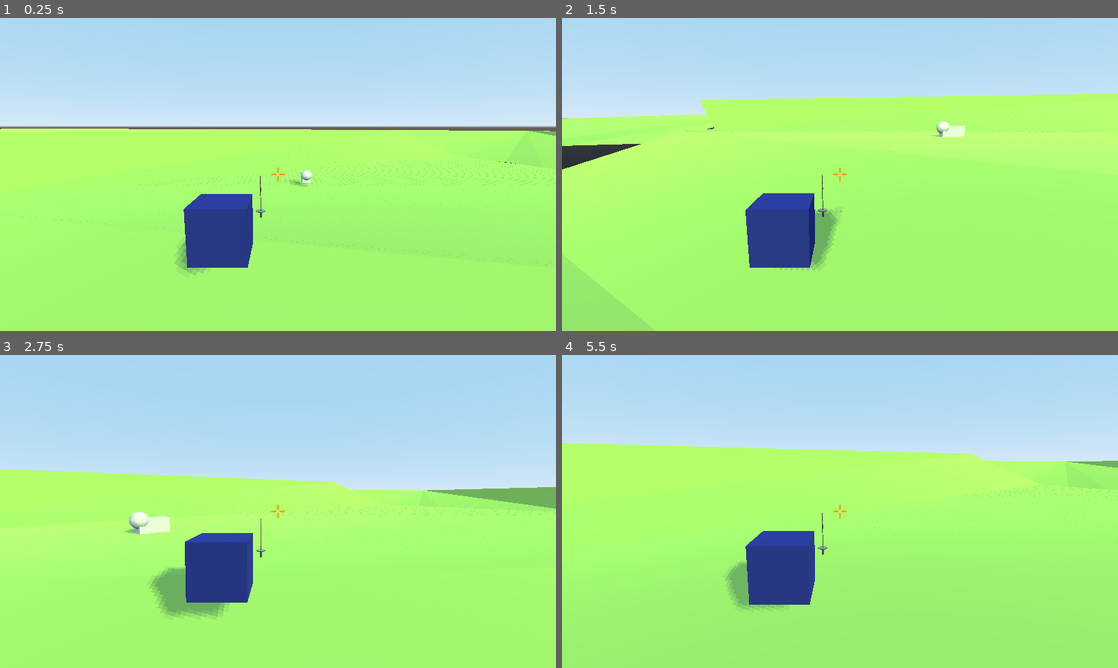
Above: before the commit, frames 1-4 (two rows, left to right).
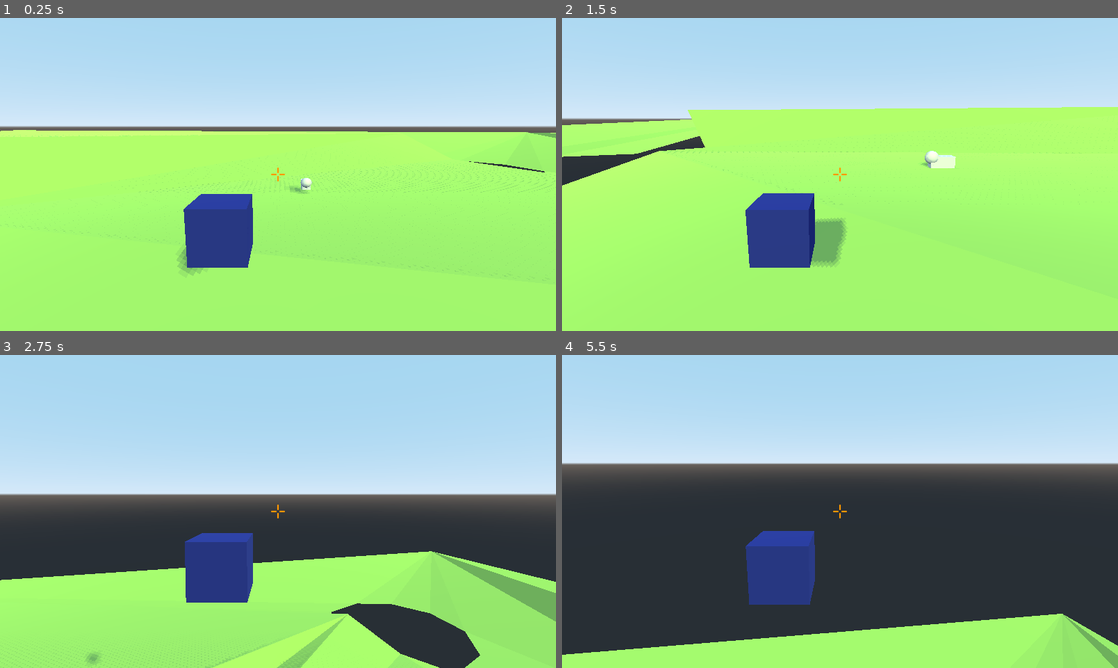
Above: after the commit, the same moments.

Repository: enumox/ludum-dare-43
Game: Godot game, scene res://Game.tscn
The game is run twice, just before and just after one commit, with the same random seed, the same clock (stepped at 60 frames per second) and the same inputs.
Inputs (mouse positions are in pixels of both pictures, inside the frame that each line leads up to):
- Up to frame 1 (0.25 s): no input
- Up to frame 2 (1.5 s): move the mouse to (867, 174) at 0.52 s; hold W (move_forward) from 0.53 s (still down); tap E (interact, bound only after the commit) at 0.6 s; tap Space (jump) at 0.77, 0.8, 1.07, 1.35 s; move the mouse to (812, 174) at 1.27 s
- Up to frame 3 (2.75 s): keep holding W (move_forward); tap Space (jump) at 1.52, 1.82, 2.3 s; tap E (interact, bound only after the commit) at 1.55 s; move the mouse to (289, 505) at 2.02 s; press the mouse at (289, 505) at 2.03 s
- Up to frame 4 (5.5 s): keep holding W (move_forward); move the mouse to (834, 517) at 2.77 s; release the mouse at (834, 517) at 2.78 s; tap C (crouch) at 2.85 s; tap Space (jump) at 3.02, 3.32, 3.77, 3.8, 4.07, 4.52, 4.82, 5.3 s; tap E (interact, bound only after the commit) at 3.05, 4.35, 5.1 s; move the mouse to (878, 514) at 3.52 s; hold Shift (walk) 3.53-4.28 s; move the mouse to (795, 508) at 4.27 s; move the mouse to (845, 511) at 5.02 s

The runs differ from the first frame. In frame 1, 2.0% of the frame differs, in the area x 0-100%, y 35-84%; in frame 2, 5.7%; in frame 3, 32%; in frame 4, 56%, in the area x 0-100%, y 28-100%.

Commit message:
Weapon rack, and weapon picking added

Diff:
--- a/Game.tscn
+++ b/Game.tscn
@@ -1,29 +1,27 @@
 [gd_scene load_steps=8 format=2]
 
-[ext_resource path="res://interface/gui/GUI.tscn" type="PackedScene" id=1]
-[ext_resource path="res://world/TestMap.tscn" type="PackedScene" id=2]
-[ext_resource path="res://actors/player/Player.tscn" type="PackedScene" id=3]
-[ext_resource path="res://actors/camera/CameraHolder.tscn" type="PackedScene" id=4]
-[ext_resource path="res://world/Map.gd" type="Script" id=5]
-[ext_resource path="res://actors/animals/BaseAnimal.tscn" type="PackedScene" id=6]
-[ext_resource path="res://world/TestNavMesh.tscn" type="PackedScene" id=7]
+[ext_resource path="res://world/TestMap.tscn" type="PackedScene" id=1]
+[ext_resource path="res://actors/player/Player.tscn" type="PackedScene" id=2]
+[ext_resource path="res://actors/camera/CameraHolder.tscn" type="PackedScene" id=3]
+[ext_resource path="res://world/Map.gd" type="Script" id=4]
+[ext_resource path="res://actors/animals/BaseAnimal.tscn" type="PackedScene" id=5]
+[ext_resource path="res://world/TestNavMesh.tscn" type="PackedScene" id=6]
+[ext_resource path="res://weapons/rack/WeaponRack.tscn" type="PackedScene" id=7]
 
 [node name="Game" type="Spatial"]
 
-[node name="GUI" parent="." instance=ExtResource( 1 )]
-
-[node name="Plane" parent="." instance=ExtResource( 2 )]
+[node name="Plane" parent="." instance=ExtResource( 1 )]
 transform = Transform( 1, 0, 0, 0, 1, 0, 0, 0, 1, 0, -4, 0 )
 
-[node name="Player" parent="." instance=ExtResource( 3 )]
+[node name="Player" parent="." instance=ExtResource( 2 )]
 transform = Transform( 1, 0, 0, 0, 1, 0, 0, 0, 1, 0, 12, 0 )
 move_speed = 15.0
-jump_force = 15.0
-gravity = -50.0
+jump_force = 50.0
+gravity = -10.0
 acceleration = 2.0
-deceleration = 5.0
+deceleration = 9.0
 
-[node name="CameraHolder" parent="Player" instance=ExtResource( 4 )]
+[node name="CameraHolder" parent="Player" instance=ExtResource( 3 )]
 
 [node name="DirectionalLight" type="DirectionalLight" parent="."]
 transform = Transform( 0.819152, 0.469846, -0.32899, 0.573576, -0.67101, 0.469846, 0, -0.573576, -0.819152, 0, 28, 0 )
@@ -32,17 +30,20 @@
 shadow_enabled = true
 
 [node name="Map" type="Navigation" parent="."]
-script = ExtResource( 5 )
+script = ExtResource( 4 )
 
 [node name="Animals" type="Node" parent="Map"]
 
-[node name="BaseAnimal" parent="Map/Animals" instance=ExtResource( 6 )]
+[node name="BaseAnimal" parent="Map/Animals" instance=ExtResource( 5 )]
 max_hp = 100.0
 gravity = 9.8
 move_speed = 5.0
 run_speed = 15.0
 sense_of_presence_radius = 25.0
 
-[node name="NavigationMeshInstance" parent="Map" instance=ExtResource( 7 )]
+[node name="NavigationMeshInstance" parent="Map" instance=ExtResource( 6 )]
 transform = Transform( 1, 0, 0, 0, 1, 0, 0, 0, 1, 0, -4, 0 )
 visible = false
+
+[node name="WeaponRack" parent="Map" instance=ExtResource( 7 )]
+transform = Transform( 1, 0, 0, 0, 1, 0, 0, 0, 1, 3, 0, -5 )
--- a/actors/camera/Camera.gd
+++ b/actors/camera/Camera.gd
@@ -1,9 +1,14 @@
 extends Spatial
 
+signal interactable_found(text)
+signal item_lost()
+
 export(float, 0.1, 1.0) var mouse_sensibility : float
+onready var raycast = $Raycast
 
 var yaw : float
 var pitch : float
+var found_item = null
 
 func _input(event) -> void:
 	if event is InputEventMouseMotion:
--- /dev/null
+++ b/actors/player/PickableArea.gd
@@ -0,0 +1,33 @@
+extends Area
+
+signal found_pickupable(display_message)
+signal lost_pickupable()
+signal weapon_picked(weapon)
+
+var found_item = null
+
+func _ready() -> void:
+	connect('body_entered', self, '_on_body_entered')
+	connect('body_exited', self, '_on_body_exited')
+
+func _process(delta : float) -> void:
+	if found_item == null:
+		return
+	if Input.is_action_just_pressed('interact'):
+		emit_signal('weapon_picked', found_item)
+		found_item = null
+		emit_signal('lost_pickupable')
+
+func _on_body_entered(body) -> void:
+	var weapon = body as WeaponRackSlot
+	if weapon == null or found_item != null:
+		return
+	found_item = weapon
+	emit_signal('found_pickupable', found_item.UI_MESSAGE)
+
+func _on_body_exited(body) -> void:
+	var weapon = body as WeaponRackSlot
+	if weapon == null:
+		return
+	found_item = null
+	emit_signal('lost_pickupable')
--- a/actors/player/Player.gd
+++ b/actors/player/Player.gd
@@ -1,5 +1,10 @@
 extends KinematicBody
 class_name Player
+
+signal interactable_found(text)
+signal item_lost()
+
+onready var gui = $GUI
 
 export var move_speed : float
 export var jump_force : float
@@ -16,6 +21,11 @@
 
 func _ready() -> void:
 	Input.set_mouse_mode(Input.MOUSE_MODE_CAPTURED)
+
+func _process(delta : float) -> void:
+	if Input.is_action_just_pressed('interact'):
+		print('interact')
+		pass
 
 func _physics_process(delta : float) -> void:
 	dir = Vector3()
@@ -58,3 +68,9 @@
 	if event is InputEventMouseMotion:
 		yaw = fmod(yaw - event.relative.x * 0.5, 360)
 		rotation = Vector3(rotation.x, deg2rad(yaw), 0)
+
+func _on_PickableArea_found_pickupable(display_message : String) -> void:
+	gui.show_text(display_message)
+
+func _on_PickableArea_lost_pickupable() -> void:
+	gui.show_text('')
--- a/actors/player/Player.tscn
+++ b/actors/player/Player.tscn
@@ -1,8 +1,10 @@
-[gd_scene load_steps=7 format=2]
+[gd_scene load_steps=10 format=2]
 
 [ext_resource path="res://actors/player/Player.gd" type="Script" id=1]
-[ext_resource path="res://actors/camera/CameraHolder.tscn" type="PackedScene" id=2]
-[ext_resource path="res://weapons/sword-n-shield/Sword.tscn" type="PackedScene" id=3]
+[ext_resource path="res://interface/gui/GUI.tscn" type="PackedScene" id=2]
+[ext_resource path="res://actors/camera/CameraHolder.tscn" type="PackedScene" id=3]
+[ext_resource path="res://actors/player/WeaponSlot.gd" type="Script" id=4]
+[ext_resource path="res://actors/player/PickableArea.gd" type="Script" id=5]
 
 [sub_resource type="ConvexPolygonShape" id=1]
 
@@ -19,13 +21,15 @@
 ao_on_uv2 = false
 ao_texture_channel = 0
 
+[sub_resource type="BoxShape" id=4]
+
+extents = Vector3( 0.3391, 0.446263, 1.5727 )
+
 [node name="Player" type="KinematicBody"]
 transform = Transform( 1, 0, 0, 0, 1, 0, 0, 0, 1, 0, 2, 0 )
 script = ExtResource( 1 )
-move_speed = 10.0
-gravity = -9.8
-acceleration = 4.5
-deceleration = 9.0
+
+[node name="GUI" parent="." instance=ExtResource( 2 )]
 
 [node name="CollisionShape" type="CollisionShape" parent="."]
 shape = SubResource( 1 )
@@ -34,9 +38,21 @@
 mesh = SubResource( 2 )
 material/0 = SubResource( 3 )
 
-[node name="CameraHolder" parent="." instance=ExtResource( 2 )]
+[node name="CameraHolder" parent="." instance=ExtResource( 3 )]
 
 [node name="WeaponSlot" type="Spatial" parent="."]
 transform = Transform( 1, 0, 0, 0, 1, 0, 0, 0, 1, -1.32113, 0, 1 )
+script = ExtResource( 4 )
 
-[node name="Sword" parent="WeaponSlot" instance=ExtResource( 3 )]
+[node name="PickableArea" type="Area" parent="."]
+transform = Transform( 1, 0, 0, 0, 1, 0, 0, 0, 1, -2, 0, 2 )
+script = ExtResource( 5 )
+
+[node name="CollisionShape" type="CollisionShape" parent="PickableArea"]
+shape = SubResource( 4 )
+
+[connection signal="interactable_found" from="CameraHolder" to="." method="_on_CameraHolder_interactable_found"]
+[connection signal="item_lost" from="CameraHolder" to="." method="_on_CameraHolder_item_lost"]
+[connection signal="found_pickupable" from="PickableArea" to="." method="_on_PickableArea_found_pickupable"]
+[connection signal="lost_pickupable" from="PickableArea" to="." method="_on_PickableArea_lost_pickupable"]
+[connection signal="weapon_picked" from="PickableArea" to="WeaponSlot" method="_on_PickableArea_weapon_picked"]
--- /dev/null
+++ b/actors/player/WeaponSlot.gd
@@ -0,0 +1,10 @@
+extends Spatial
+
+func _on_PickableArea_weapon_picked(weapon_slot):
+	if get_child_count() > 0:
+		weapon_slot.set_weapon(get_child(0), self)
+	var weapon = weapon_slot.get_child(1)
+	weapon_slot.remove_child(weapon)
+	add_child(weapon)
+	weapon.active = true
+	get_child(0).translation = Vector3()
--- /dev/null
+++ b/interface/fonts/dokdo_32.tres
@@ -0,0 +1,8 @@
+[gd_resource type="DynamicFont" load_steps=2 format=2]
+
+[ext_resource path="res://interface/fonts/Dokdo-Regular.ttf" type="DynamicFontData" id=1]
+
+[resource]
+
+size = 32
+font_data = ExtResource( 1 )
--- /dev/null
+++ b/interface/fonts/dokdo_64.tres
@@ -0,0 +1,9 @@
+[gd_resource type="DynamicFont" load_steps=2 format=2]
+
+[ext_resource path="res://interface/fonts/Dokdo-Regular.ttf" type="DynamicFontData" id=1]
+
+[resource]
+
+size = 64
+use_mipmaps = true
+font_data = ExtResource( 1 )
--- /dev/null
+++ b/interface/gui/GUI.gd
@@ -0,0 +1,6 @@
+extends CanvasLayer
+
+onready var bottom_text : = $Container/BottomText as Label
+
+func show_text(text : String) -> void:
+	bottom_text.text = text
--- a/interface/gui/GUI.tscn
+++ b/interface/gui/GUI.tscn
@@ -1,9 +1,11 @@
-[gd_scene load_steps=2 format=2]
+[gd_scene load_steps=4 format=2]
 
-[ext_resource path="res://interface/gui/crosshair.png" type="Texture" id=1]
+[ext_resource path="res://interface/gui/GUI.gd" type="Script" id=1]
+[ext_resource path="res://interface/gui/crosshair.png" type="Texture" id=2]
+[ext_resource path="res://interface/fonts/dokdo_32.tres" type="DynamicFont" id=3]
 
 [node name="GUI" type="CanvasLayer"]
-editor/display_folded = true
+script = ExtResource( 1 )
 
 [node name="Container" type="Control" parent="."]
 anchor_right = 1.0
@@ -18,6 +20,20 @@
 margin_top = -20.0
 margin_right = 20.0
 margin_bottom = 20.0
-texture = ExtResource( 1 )
+texture = ExtResource( 2 )
 expand = true
 stretch_mode = 4
+
+[node name="BottomText" type="Label" parent="Container"]
+anchor_top = 1.0
+anchor_right = 1.0
+anchor_bottom = 1.0
+margin_top = -71.0
+margin_bottom = -57.0
+custom_fonts/font = ExtResource( 3 )
+custom_colors/font_color = Color( 0.141176, 0.141176, 0.152941, 1 )
+custom_colors/font_color_shadow = Color( 0.384314, 0.388235, 0.435294, 1 )
+custom_constants/shadow_offset_x = 0
+custom_constants/shadow_offset_y = 2
+align = 1
+valign = 1
--- a/project.godot
+++ b/project.godot
@@ -23,11 +23,17 @@
 "class": "Weapon",
 "language": "GDScript",
 "path": "res://weapons/Weapon.gd"
+}, {
+"base": "Spatial",
+"class": "WeaponRackSlot",
+"language": "GDScript",
+"path": "res://weapons/rack/Slot.gd"
 } ]
 _global_script_class_icons={
 "BaseAnimal": "",
 "Player": "",
-"Weapon": ""
+"Weapon": "",
+"WeaponRackSlot": ""
 }
 
 [application]
@@ -95,6 +101,11 @@
 , Object(InputEventKey,"resource_local_to_scene":false,"resource_name":"","device":0,"alt":false,"shift":false,"control":false,"meta":false,"command":false,"pressed":false,"scancode":16777238,"unicode":0,"echo":false,"script":null)
  ]
 }
+interact={
+"deadzone": 0.5,
+"events": [ Object(InputEventKey,"resource_local_to_scene":false,"resource_name":"","device":0,"alt":false,"shift":false,"control":false,"meta":false,"command":false,"pressed":false,"scancode":69,"unicode":0,"echo":false,"script":null)
+ ]
+}
 
 [rendering]
 
--- a/weapons/Weapon.gd
+++ b/weapons/Weapon.gd
@@ -3,14 +3,20 @@
 
 export var damage : float
 export(float, 0.1, 2.0) var attack_delay : float
-
+export var active : bool = true setget set_active
 onready var timer : = $Timer as Timer
 onready var animation : = $AnimationPlayer as AnimationPlayer
 
 func _ready() -> void:
 	timer.wait_time = attack_delay
+	print(active)
+	set_process(active)
 
 func _process(delta : float) -> void:
 	if Input.is_action_pressed('attack') and timer.is_stopped():
 		timer.start()
 		animation.play('attack')
+
+func set_active(new_value : bool) -> void:
+	active = new_value
+	set_process(active)
--- /dev/null
+++ b/weapons/rack/Slot.gd
@@ -0,0 +1,10 @@
+extends Spatial
+class_name WeaponRackSlot
+
+const UI_MESSAGE = 'Press (E) to pickup'
+
+func set_weapon(new_weapon, old_parent):
+	old_parent.remove_child(new_weapon)
+	add_child(new_weapon)
+	new_weapon.translation = Vector3()
+	new_weapon.active = false
--- /dev/null
+++ b/weapons/rack/Slot.tscn
@@ -0,0 +1,14 @@
+[gd_scene load_steps=3 format=2]
+
+[ext_resource path="res://weapons/rack/Slot.gd" type="Script" id=1]
+
+[sub_resource type="BoxShape" id=1]
+
+extents = Vector3( 0.371947, 1.1134, 0.576688 )
+
+[node name="Slot" type="StaticBody"]
+transform = Transform( 1, 0, 0, 0, 1, 0, 0, 0, 1, -1, 0, 1 )
+script = ExtResource( 1 )
+
+[node name="CollisionShape" type="CollisionShape" parent="."]
+shape = SubResource( 1 )
--- /dev/null
+++ b/weapons/rack/WeaponRack.gd
@@ -0,0 +1,3 @@
+extends Spatial
+
+onready var slots = $Slots
--- /dev/null
+++ b/weapons/rack/WeaponRack.tscn
@@ -0,0 +1,40 @@
+[gd_scene load_steps=6 format=2]
+
+[ext_resource path="res://weapons/rack/WeaponRack.gd" type="Script" id=1]
+[ext_resource path="res://weapons/rack/Slot.tscn" type="PackedScene" id=2]
+[ext_resource path="res://weapons/sword-n-shield/Sword.tscn" type="PackedScene" id=3]
+
+[sub_resource type="CubeMesh" id=1]
+
+size = Vector3( 3, 3, 1 )
+
+[sub_resource type="SpatialMaterial" id=2]
+
+albedo_color = Color( 0.6, 0.4, 0.227451, 1 )
+
+[node name="WeaponRack" type="Spatial"]
+script = ExtResource( 1 )
+
+[node name="Slots" type="Spatial" parent="."]
+
+[node name="Slot" parent="Slots" instance=ExtResource( 2 )]
+
+[node name="Sword" parent="Slots/Slot" instance=ExtResource( 3 )]
+active = false
+
+[node name="Slot2" parent="Slots" instance=ExtResource( 2 )]
+transform = Transform( 1, 0, 0, 0, 1, 0, 0, 0, 1, 0, 0, 1 )
+
+[node name="Sword" parent="Slots/Slot2" instance=ExtResource( 3 )]
+active = false
+
+[node name="Slot3" parent="Slots" instance=ExtResource( 2 )]
+transform = Transform( 1, 0, 0, 0, 1, 0, 0, 0, 1, 1, 0, 1 )
+
+[node name="Sword" parent="Slots/Slot3" instance=ExtResource( 3 )]
+transform = Transform( 1, 0, 0, 0, 1.65, 0, 0, 0, 1, 0, 0, 0 )
+active = false
+
+[node name="MeshInstance" type="MeshInstance" parent="."]
+mesh = SubResource( 1 )
+material/0 = SubResource( 2 )
Binary file added: interface/fonts/Dokdo-Regular.ttf
Not shown: 3 places in weapons/sword-n-shield/Sword.tscn that only renumber resources
Not shown, removed: weapons/sword-n-shield/shield.dae
Not shown, removed: weapons/sword-n-shield/shield.dae.import
